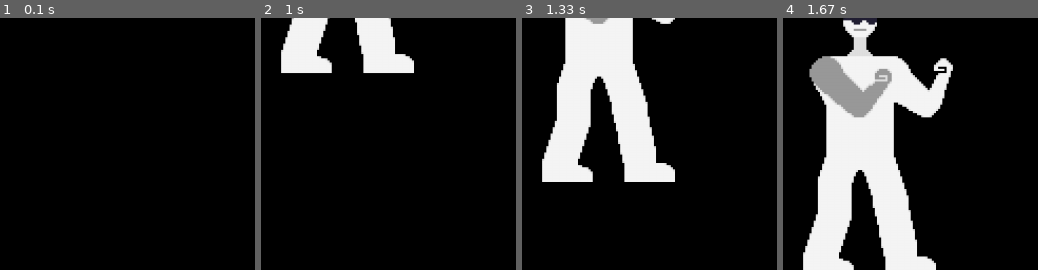
Above: before the commit, frames 1-4 (left to right).
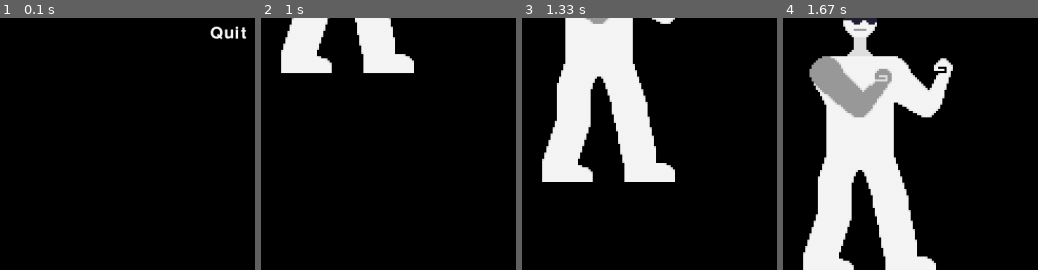
Above: after the commit, the same moments.

Repository: davidyao4344314/pygames-initlized
Game: pygame game, started from rpg games/main.py
Two runs of this game, one before a commit and one after it. Both use one fixed random seed, a clock stepped at 60 frames per second and the inputs below.
Inputs:
- Up to frame 1 (0.1 s): no input
- Up to frame 2 (1 s): tap Esc at 0.83 s
- Up to frame 3 (1.33 s): hold Up from 1.17 s (still down)
- Up to frame 4 (1.67 s): release Up at 1.63 s
The pictures show only the part of the screen within x 10-60%, y 47-97%; the shares and areas given below are measured in that part.

The runs differ from the first frame. In frame 1, 0.4% of the frame differs, in the area x 82-97%, y 3-9%; in frame 2, nothing differs; in frame 3, nothing differs; in frame 4, nothing differs.

Commit message:
Added a quit option in the menue

Diff:
--- a/rpg games/main.py
+++ b/rpg games/main.py
@@ -1,7 +1,7 @@
 import pygame
 from sprite import cell, Virus
 import controls
-from menu import draw_menu, draw_setting_screen, draw_level_selection_screen, handle_menu_events
+from menu import draw_menu, handle_menu_events
 
 pygame.init()
 
@@ -59,6 +59,7 @@
 clock = pygame.time.Clock()
 
 while run:
+    # Checking if the user choosen to open the game or not
     if game_state == "game":
         screen.fill((0, 0, 0))  # Fill the screen with black before drawing
 
@@ -77,14 +78,14 @@
         # Handle movement
         run = controls.handle_events(player1, enemy)
         controls.move_player(player1)
-
+        # Healing objects
         for event in pygame.event.get():
             if event.type == pygame.KEYDOWN:
                 if event.key == pygame.K_i:
                     healing_active = True
                 if event.key == pygame.K_ESCAPE:
                     game_state = "menu"
-
+    # Menue option
     elif game_state == "menu":
         draw_menu(screen)
         menu_action = handle_menu_events()
--- a/rpg games/menu.py
+++ b/rpg games/menu.py
@@ -3,23 +3,14 @@
 # Initialize Pygame
 pygame.font.init()
 
-# Define menu options
+
+# The menu options
 menu_font = pygame.font.SysFont(None, 36)
-menu_items = ["Resume Game"]
+menu_items = ["Resume Game", "Quit"]
 menu_rects = []
 
-# The options
-# option one for the settins
-setting_font = pygame.font.SysFont(None, 40)
-setting_text = "Settings: Currently not available in the demo"
-setting_surface = setting_font.render(setting_text, True, (255, 255, 255))
-setting_rect = setting_surface.get_rect(center=(400, 320))
-# opiton two for the level selections
-level_font = pygame.font.SysFont(None, 40)
-level_text = "Level Selection: Currently not available in demo"
-level_surface = level_font.render(level_text, True, (255, 255, 255))
-level_rect = level_surface.get_rect(center=(400, 320))
-# Definiing the menue text font
+
+# Menue text fonts
 for i, item in enumerate(menu_items):
     menu_text = menu_font.render(item, True, (255, 255, 255))
     menu_rect = menu_text.get_rect(center=(400, 320 + i * 40))
@@ -29,7 +20,7 @@
     screen.fill((0, 0, 0))
     for menu_text, menu_rect in menu_rects:
         screen.blit(menu_text, menu_rect)
-# drawing setting back ground (currently it will be black sicne I don't have a menue)
+# drawing setting back ground (currently it will be black sicne I dont have a menue)
 def draw_setting_screen(screen):
     screen.fill((0, 0, 0))
     screen.blit(setting_surface, setting_rect)
@@ -50,4 +41,6 @@
                 if menu_rect.collidepoint(event.pos):
                     if i == 0:
                         return True
+                    if i == 2:
+                        return "Quit"
     return None
